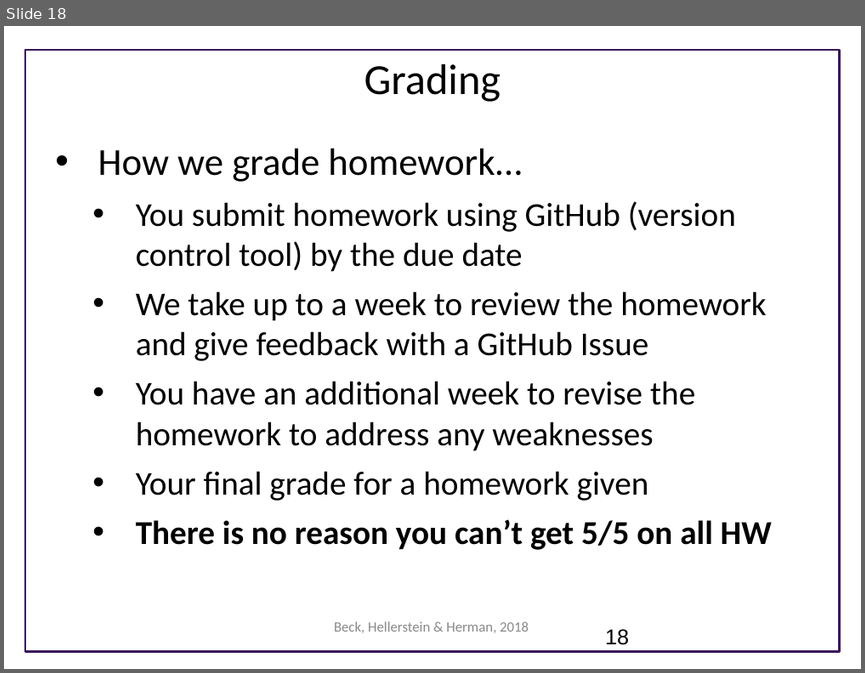
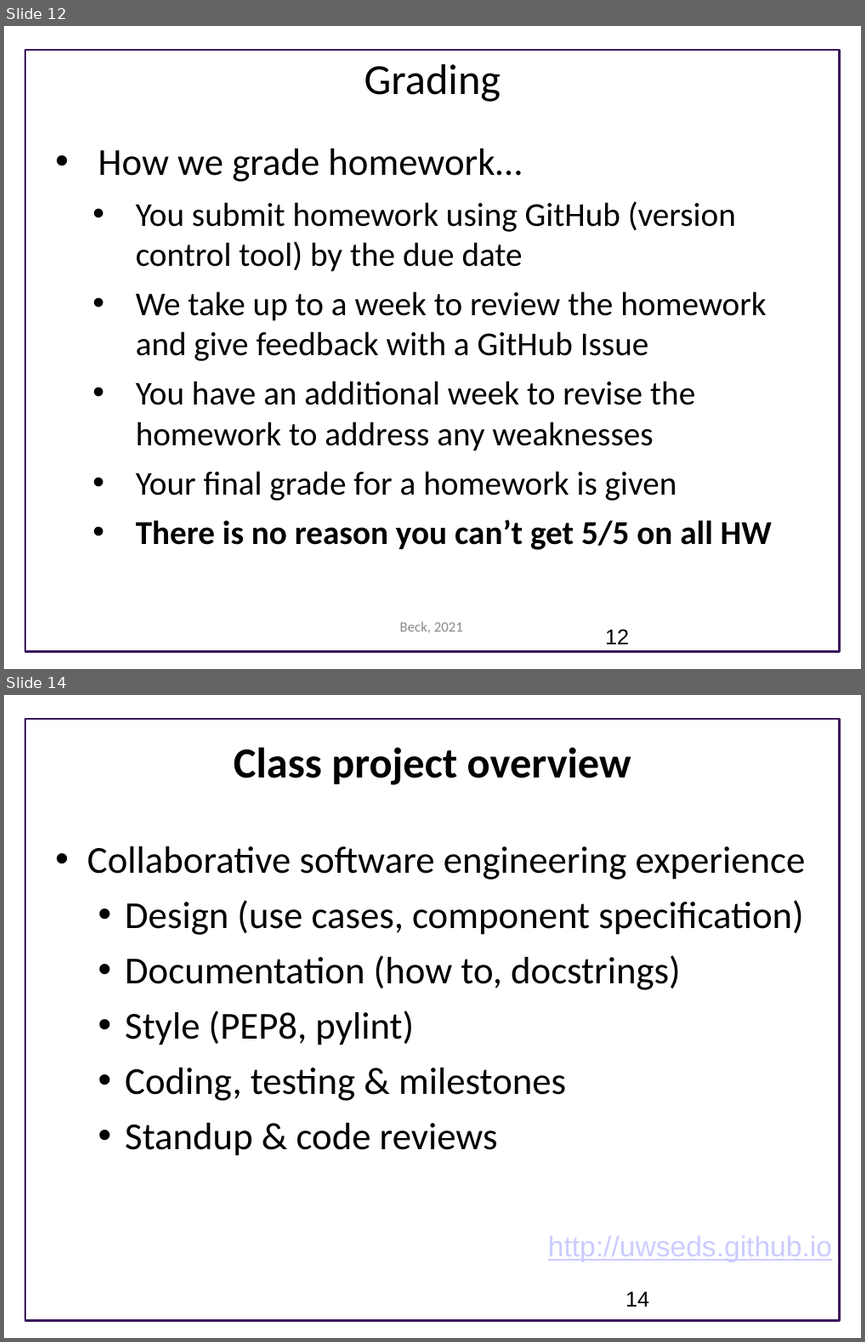
Before and after one commit to UWSEDS/lecture-materials, a slide deck: 01_overview/Course Introduction.pptx. Shown one above the other, each under a label of ours: slide 18 before the commit, slides 12 and 14 after it; the slides between them are not shown. The pictures are 865x673 and 865x1342 pixels, drawn with LibreOffice and Linux fonts; fonts in the diff are those of the drawing; background and template pictures are left out. Boxes give left, top, right and bottom in pixels: in the first picture for what was removed or moved away, otherwise in the second. Text is boxed around its words. In the diff, an @@ line names an element or a change of style, - is before the commit and + after.

```diff
--- a/01_overview/Course Introduction.pptx
+++ b/01_overview/Course Introduction.pptx
@@ slide 14 added at box(4, 695, 861, 1338), background #FFFFFF; not listed: 1 template element that a slide beside it also shows @@
@@ text added at box(234, 747, 631, 785), 36 pt, text #000000, bold @@
+Class project overview
@@ text added at box(87, 846, 806, 1156), 32 pt, text #000000 @@
+• Collaborative software engineering experience
+  • Design (use cases, component specification)
+  • Documentation (how to, docstrings)
+  • Style (PEP8, pylint)
+  • Coding, testing & milestones
+  • Standup & code reviews
@@ text added at box(548, 1236, 832, 1262), 24 pt, text #CCCCFF, underline @@
+http://uwseds.github.io
@@ page number added at box(625, 1291, 649, 1306), 18 pt, text #000000 @@
+14
@@ what was slide 18 is now slide 12 @@
@@ slide 12 changed as well @@
@@ text at box(136, 471, 677, 500): text changed @@
-  • Your final grade for a homework given
+  • Your final grade for a homework is given
@@ text at box(400, 621, 463, 633): text changed @@
-Beck, Hellerstein & Herman, 2018
+Beck, 2021
@@ page number at box(605, 629, 629, 644): text changed @@
-18
+12
```
Also in this commit, not shown: 12 other slides changed, 11 other slides added, 6 slides removed.
